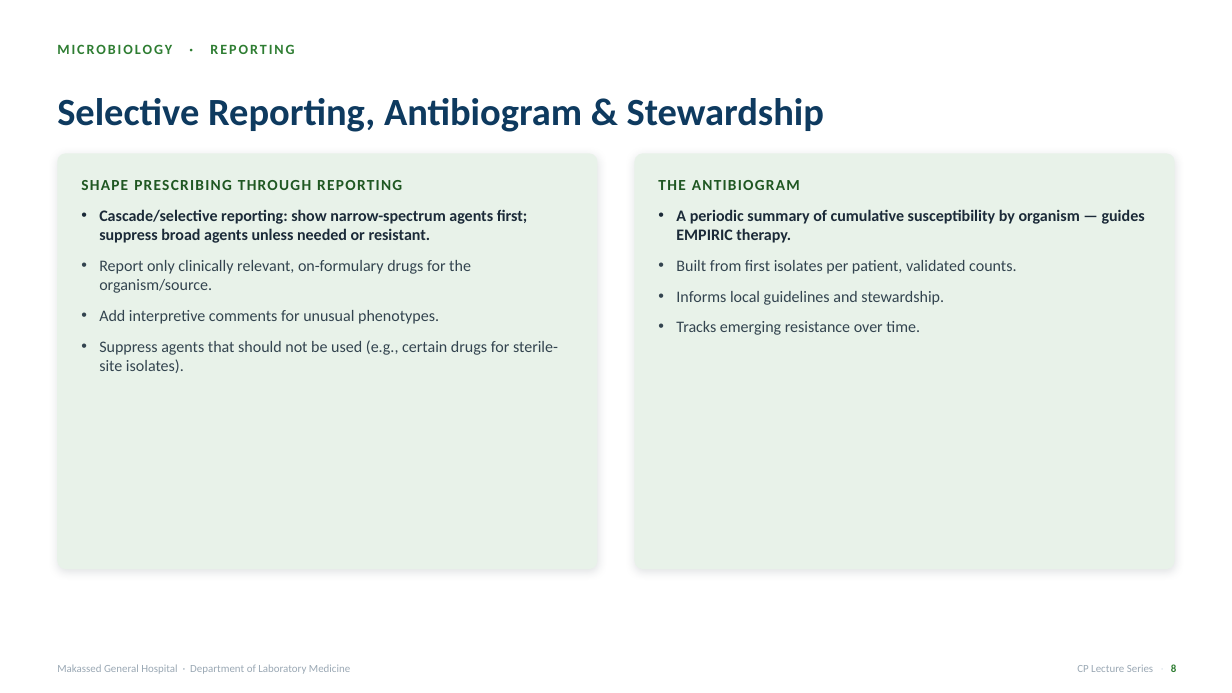
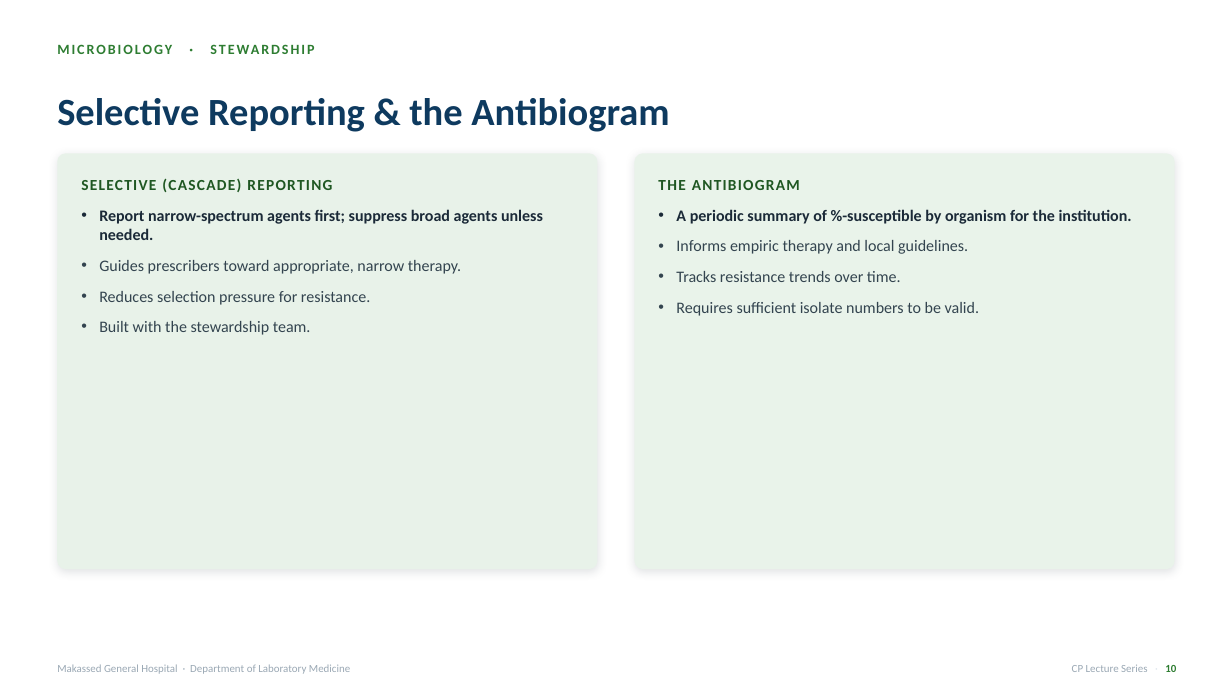
Before and after one commit to omarzbaba/makassed-cp-curriculum, a slide deck: slide 13 of decks/Micro_03_Antimicrobial-Susceptibility-Testing.pptx (slide 10 before the commit). Drawn at 1232x693 pixels with LibreOffice and Linux fonts; fonts in the diff are those of the drawing. Boxes give left, top, right and bottom in pixels: in the first picture for what was removed or moved away, otherwise in the second. Text is boxed around its words. In the diff, an @@ line names an element or a change of style, - is before the commit and + after.

```diff
--- a/decks/Micro_03_Antimicrobial-Susceptibility-Testing.pptx
+++ b/decks/Micro_03_Antimicrobial-Susceptibility-Testing.pptx
@@ text at (57, 44, 270, 335): text changed @@
-MICROBIOLOGY · REPORTING
+MICROBIOLOGY · STEWARDSHIP
@@ text at (57, 98, 669, 132): text changed @@
-Selective Reporting, Antibiogram & Stewardship
+Selective Reporting & the Antibiogram
@@ text at (81, 179, 332, 192): text changed @@
-SHAPE PRESCRIBING THROUGH REPORTING
+SELECTIVE (CASCADE) REPORTING
@@ rounded rectangle at (635, 153, 1176, 569): fill #E8F2E9 to #E9F3EA @@
@@ text at (99, 209, 543, 332): text changed @@
-• Cascade/selective reporting: show narrow-spectrum agents first; suppress broad agents unless needed or resistant.
-• Report only clinically relevant, on-formulary drugs for the organism/source.
-• Add interpretive comments for unusual phenotypes.
-• Suppress agents that should not be used (e.g., certain drugs for sterile-site isolates).
+• Report narrow-spectrum agents first; suppress broad agents unless needed.
+• Guides prescribers toward appropriate, narrow therapy.
+• Reduces selection pressure for resistance.
+• Built with the stewardship team.
@@ text at (676, 209, 1132, 316): text changed @@
-• A periodic summary of cumulative susceptibility by organism — guides EMPIRIC therapy.
-• Built from first isolates per patient, validated counts.
-• Informs local guidelines and stewardship.
-• Tracks emerging resistance over time.
+• A periodic summary of %-susceptible by organism for the institution.
+• Informs empiric therapy and local guidelines.
+• Tracks resistance trends over time.
+• Requires sufficient isolate numbers to be valid.
@@ text at (1072, 664, 1176, 672): text changed @@
-CP Lecture Series · 8
+CP Lecture Series · 10
```
Also in this commit, not shown: 19 other slides changed, 5 slides added, 30 other files.
